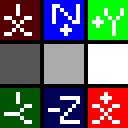
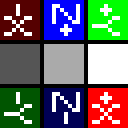
Layer changes from the first 128×128 image to the second:
painted on "+Y" over [92, 4, 124, 36]
painted on "-Z" over [48, 92, 80, 124]
